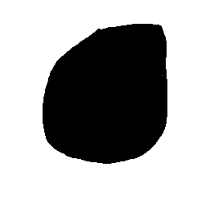
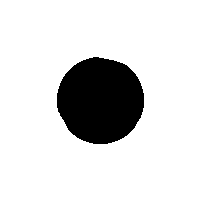
Layer changes from the first 200 x 200 image to the second:
added layer "Layer 6s" above "Layer #6" over [57, 57, 144, 144]
hid "Layer #2", moved it above "Layer 1s", painted on it over [42, 23, 168, 164]
